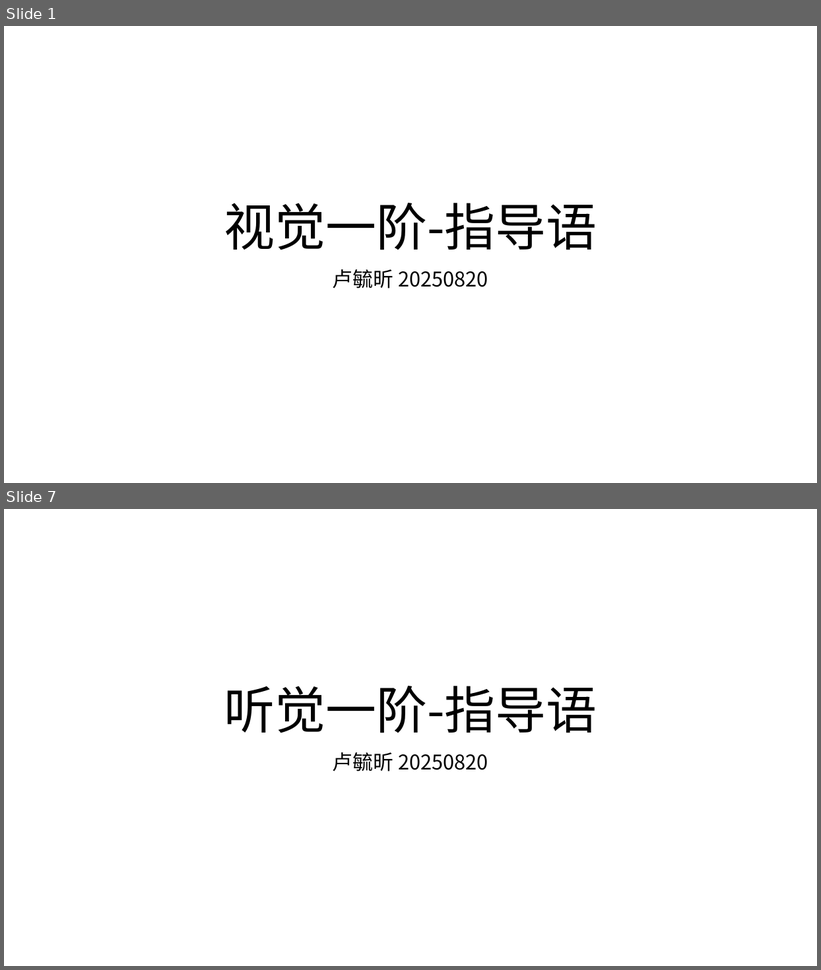
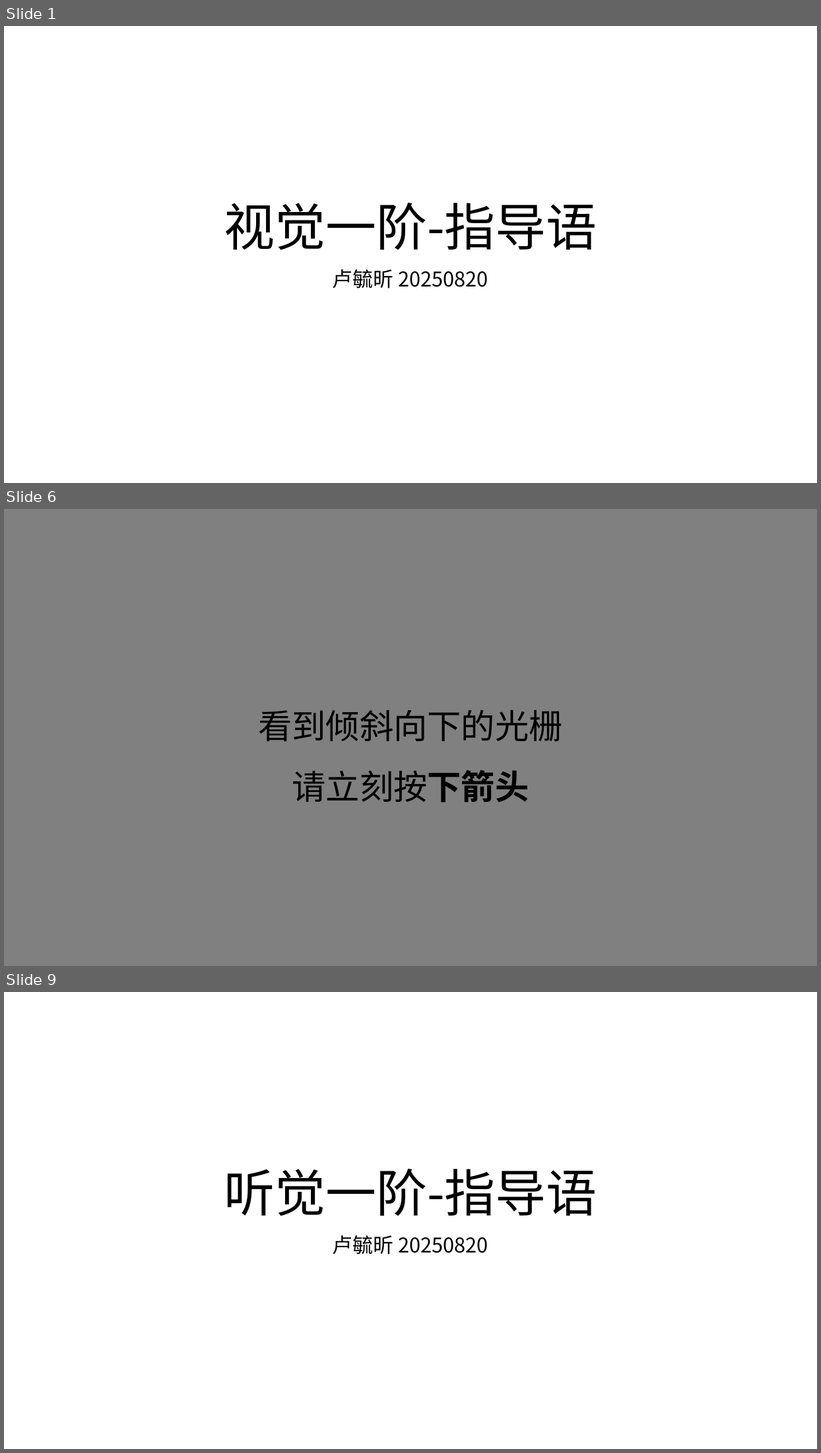
Before and after one commit to lyxose/RhythmicCue, a slide deck: Instructions/指导语.pptx. Shown one above the other, each under a label of ours: slides 1 and 7 before the commit, slides 1, 6 and 9 after it; the slides between them are not shown. The pictures are 821x970 and 821x1453 pixels, drawn with LibreOffice and Linux fonts; fonts in the diff are those of the drawing. Boxes give left, top, right and bottom in pixels: in the first picture for what was removed or moved away, otherwise in the second. Text is boxed around its words. In the diff, an @@ line names an element or a change of style, - is before the commit and + after.

```diff
--- a/Instructions/指导语.pptx
+++ b/Instructions/指导语.pptx
@@ slide 6 added at <box>4,509,817,966</box>, background #808080 @@
@@ text added at <box>258,710,563,803</box>, 40 pt, text #000000 @@
+看到倾斜向下的光栅
+请立刻按下箭头
@@ what was slide 7 is now slide 9 @@
```
Also in this commit, not shown: 10 slides changed, 8 other slides added, 28 other files.
